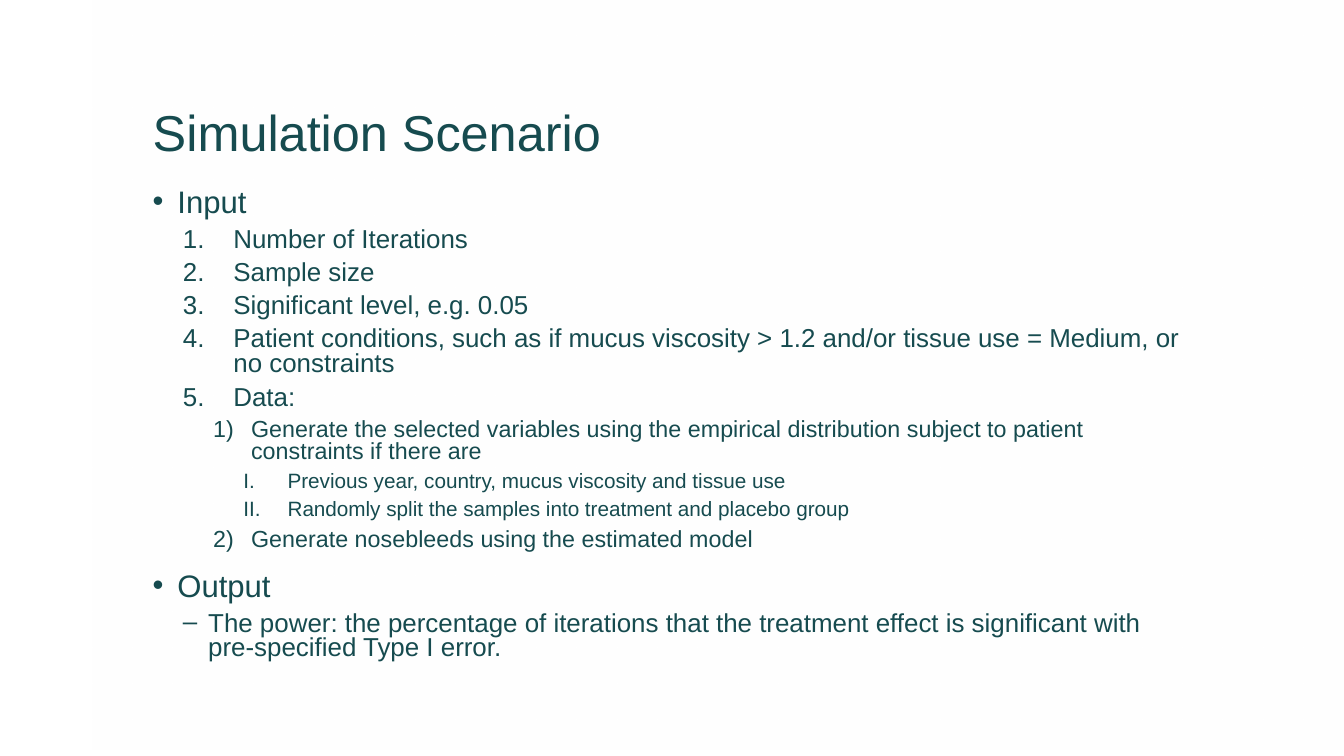
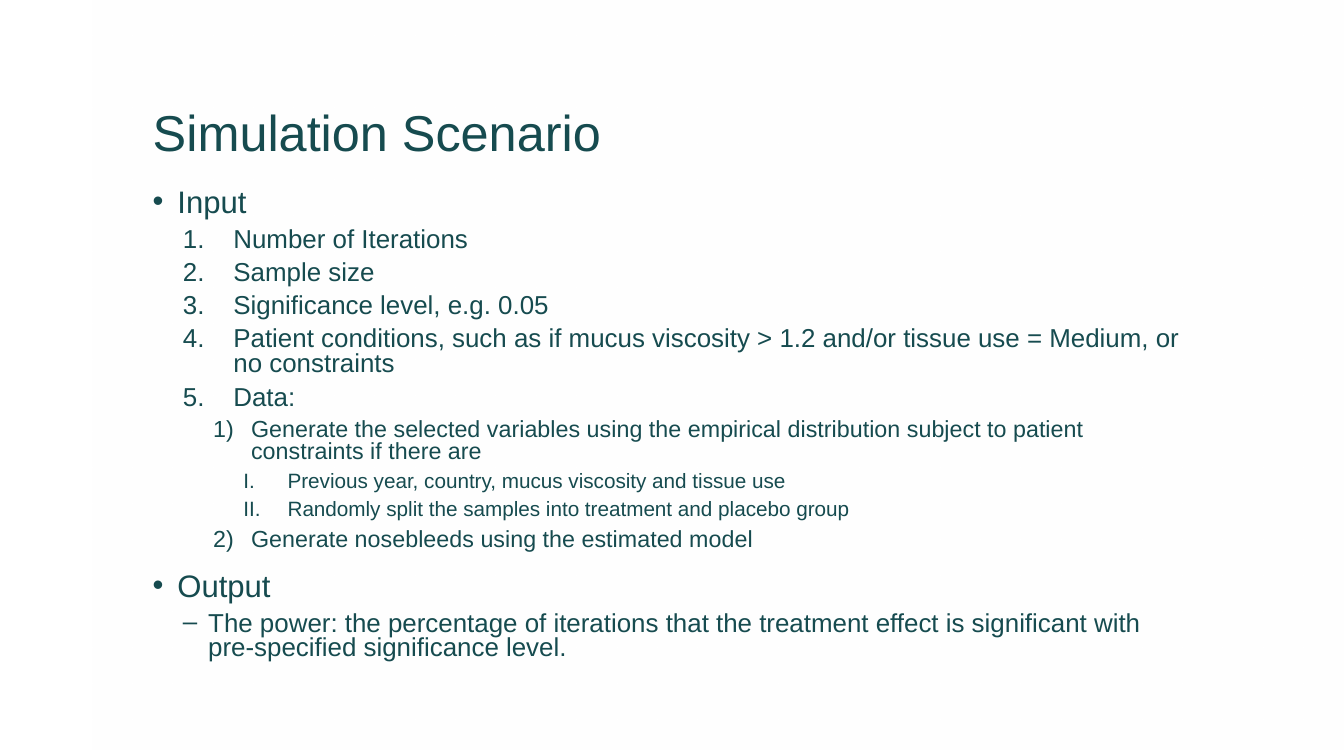
Before and after one commit to liuxia74/AZ, a slide deck: slide 15 of AstraZeneca_Presentation.pptx. Drawn at 1344x756 pixels with LibreOffice and Linux fonts; fonts in the diff are those of the drawing; background and template pictures are left out. Boxes give left, top, right and bottom in pixels: in the first picture for what was removed or moved away, otherwise in the second. Text is boxed around its words. In the diff, an @@ line names an element or a change of style, - is before the commit and + after.

Commit message:
update on simulation and ppt

```diff
--- a/AstraZeneca_Presentation.pptx
+++ b/AstraZeneca_Presentation.pptx
@@ text at [233,295,548,320]: text changed @@
-  3. Significant level, e.g. 0.05
+  3. Significance level, e.g. 0.05
@@ text at [208,613,1140,662]: text changed @@
-  – The power: the percentage of iterations that the treatment effect is significant with pre-specified Type I error.
+  – The power: the percentage of iterations that the treatment effect is significant with pre-specified significance level.
```
Also in this commit, not shown: 4 other slides changed, 1 slide added, 7 slides removed, 3 other files.
